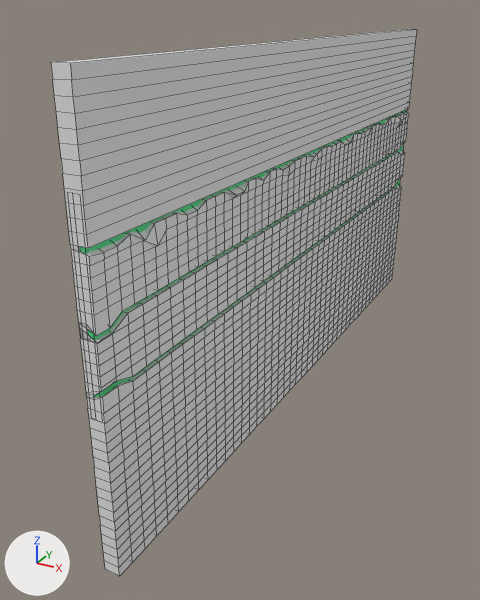
One commit to the Blender file Asimov/Panelling/SideWall.blend: the scene before it, then after it.
Both versions are drawn from a 50 mm lens placed at (3.43, -6.81, 2.51), pointed at (-0.55, 0.41, -1.1). The lights are fixed; the arrows at lower left show +X, +Y and +Z. Mesh edges are drawn as thin lines.
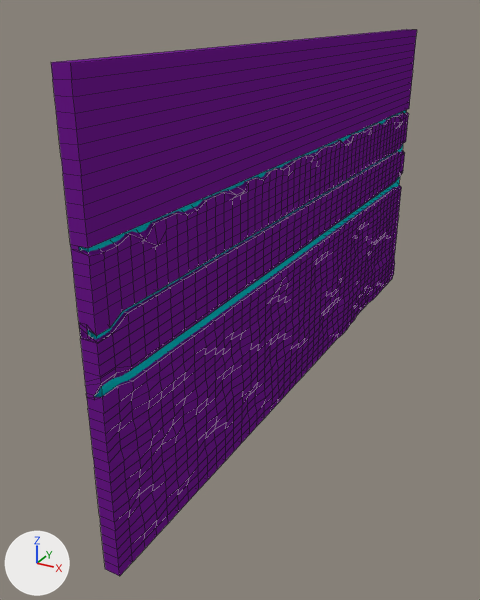
Boxes [x1, y1, x2, y2] around the edits, measured in the pictures (480 x 600 px; the box of a moved part takes in the faces that stretch with it):
'Cube', recoloured, reshaped (grey to purple)
    both: [51, 29, 417, 576]
part 1 of me_cube, moved or reshaped
    before: [116, 180, 396, 382]
    after: [95, 173, 402, 394]
part 2 of me_cube, moved or reshaped
    before: [85, 383, 102, 395]
    after: [85, 379, 101, 395]
part 3 of me_cube, moved or reshaped
    before: [84, 356, 133, 391]
    after: [84, 356, 132, 384]
part 4 of me_cube, moved or reshaped
    before: [395, 170, 403, 185]
    after: [396, 170, 403, 180]

Diff of the bpy script that builds the scene:
```diff
--- a/Asimov/Panelling/SideWall.blend.py
+++ b/Asimov/Panelling/SideWall.blend.py
@@ mat_material @@
+mat_material = diffuse_material('Material')
+mat_material.base_color = (0.165, 0.0116, 0.283)  # purple #711c91
@@ me_cube @@
 me_cube.from_pydata(...)  # 1900 vertices, 1718 faces; spans x -2.0..1.11, y -0.97..1.03, z -2.43..2.22
 # used by ob_cube; location = (0.1, 1.08, -0.06); scale = (0.088, 4.38, 1.0)
+# me_cube part 1: 42 of the vertices in x 0.0, y -0.97..1.03, z -0.44..-0.35 are moved by (0.0, 0.0, 0.07)
+# me_cube part 2: 1 of the vertices in x -2.0, y -0.97, z -0.44 are moved by (0.0, 0.0, 0.07)
+# me_cube part 3: all 2 vertices in x 0.0, y -0.97..-0.92, z -0.33 are moved by (0.0, 0.0, 0.09)
+# me_cube part 4: all 2 vertices in x 0.0, y 0.98..1.03, z -0.33 are moved by (0.0, 0.0, 0.09)
+me_cube.materials.append(mat_material)  # purple #711c91
```
